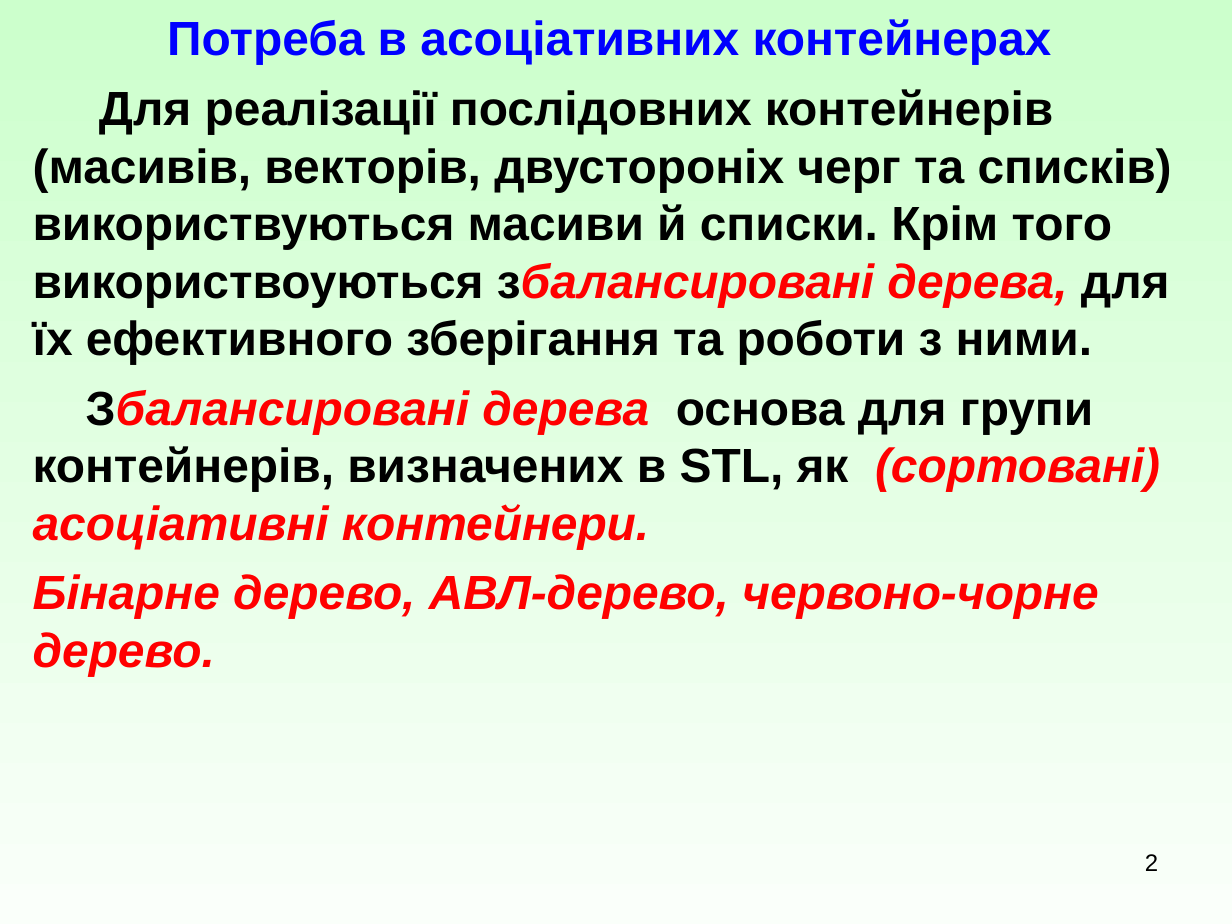
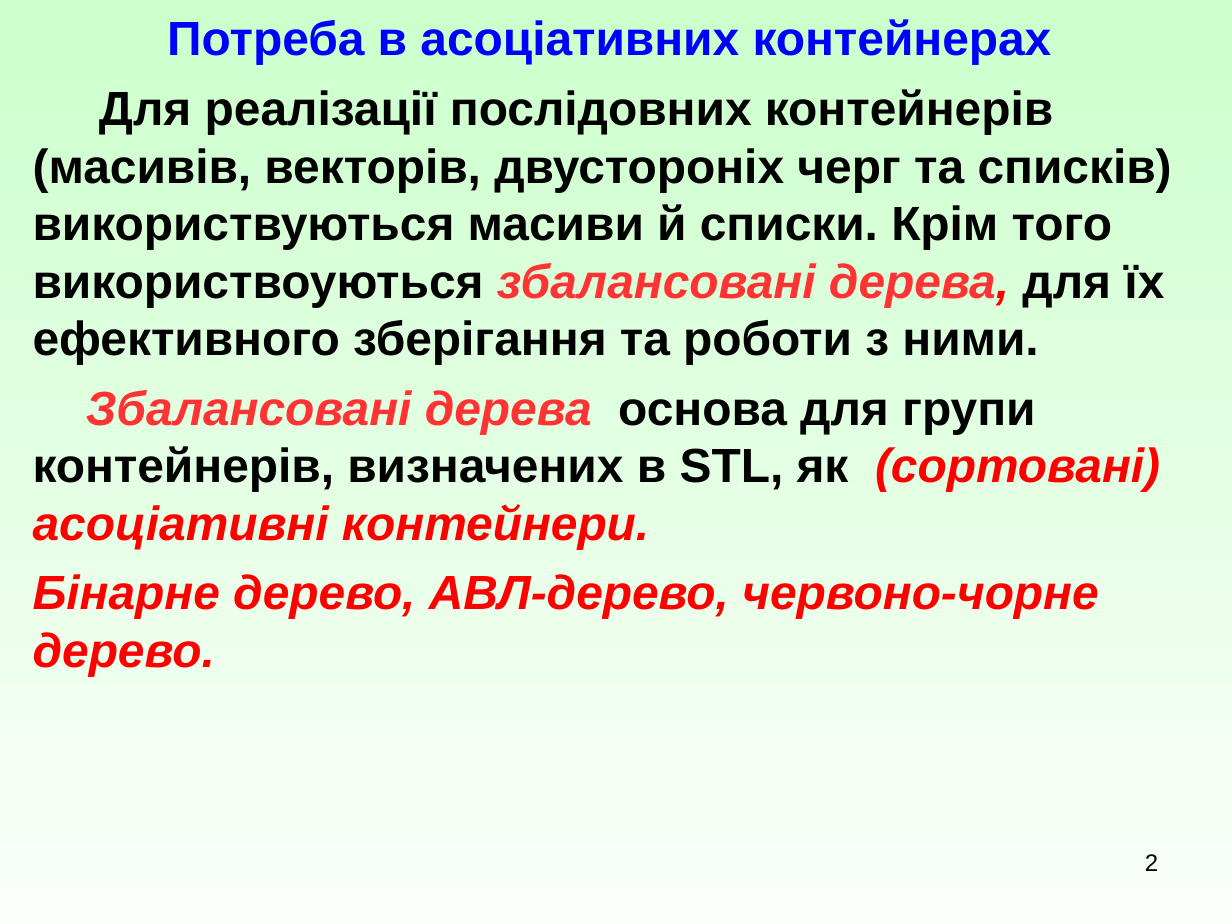
Before and after one commit to mecchmatProjects/CppCourse, a slide deck: slide 2 of Lect12/associativeUkr.ppt. Drawn at 1232x924 pixels with LibreOffice and Linux fonts; fonts in the diff are those of the drawing. Boxes give left, top, right and bottom in pixels: in the first picture for what was removed or moved away, otherwise in the second. Text is boxed around its words. In the diff, an @@ line names an element or a change of style, - is before the commit and + after.

```diff
--- a/Lect12/associativeUkr.ppt
+++ b/Lect12/associativeUkr.ppt
@@ text at [33,89,1172,549]: text changed @@
-Для реалізації послідовних контейнерів (масивів, векторів, двустороніх черг та списків) використвуються масиви й списки. Крім того використвоуються збалансировані дерева, для їх ефективного зберігання та роботи з ними.
-Збалансировані дерева основа для групи контейнерів, визначених в STL, як (сортовані) асоціативні контейнери.
+Для реалізації послідовних контейнерів (масивів, векторів, двустороніх черг та списків) використвуються масиви й списки. Крім того використвоуються збалансовані дерева, для їх ефективного зберігання та роботи з ними.
+Збалансовані дерева основа для групи контейнерів, визначених в STL, як (сортовані) асоціативні контейнери.
```
Also in this commit, not shown: 7 other slides changed, 2 other files.
